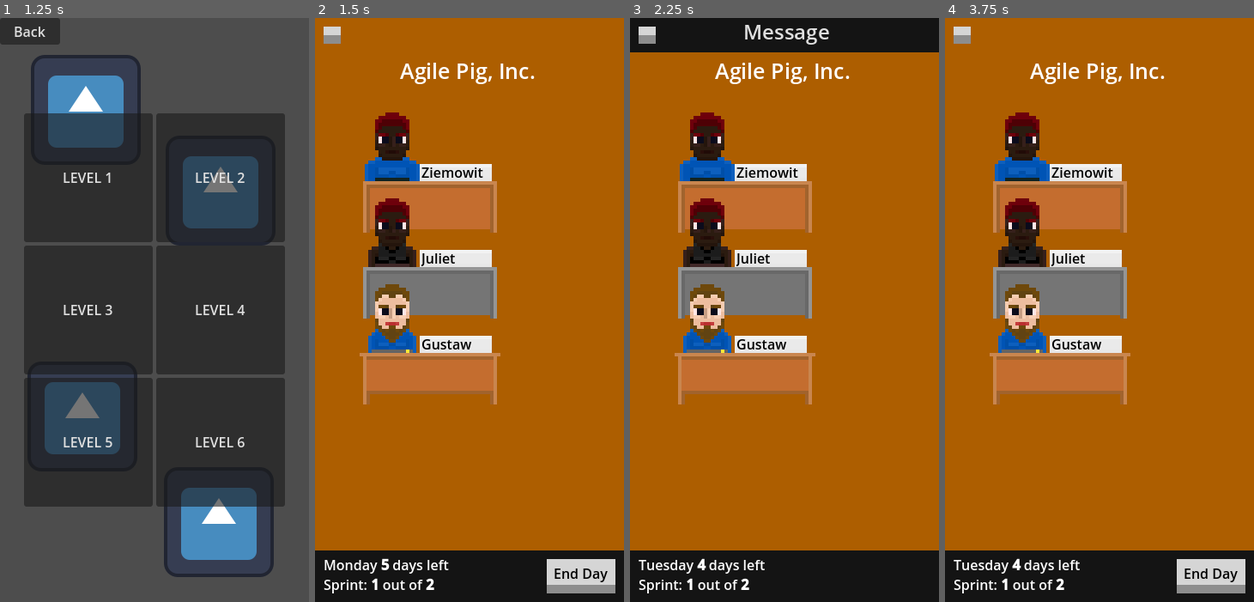
Above: before the commit, frames 1-4 (left to right).
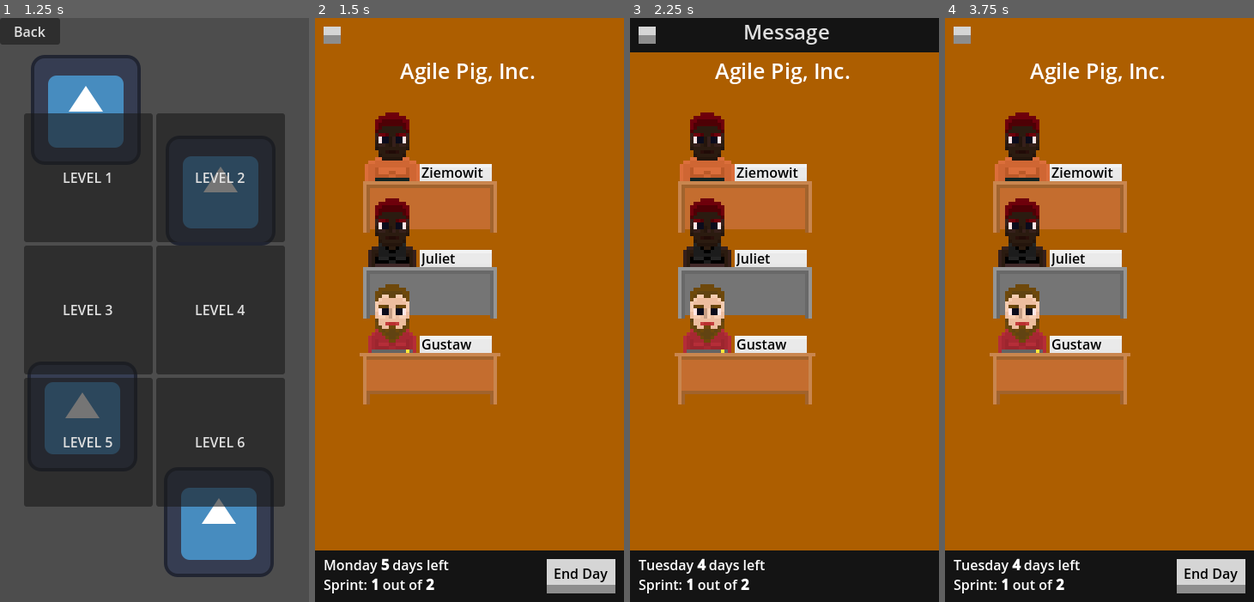
Above: after the commit, the same moments.

Repository: ltbk2023/pig
Game: Godot game, scene res://main.tscn
The game is run twice, just before and just after one commit, with the same random seed, the same clock (stepped at 60 frames per second) and the same inputs. The engine's default icon, where the game draws it, is replaced by a stand-in: a white triangle on a blue panel in a dark square.
Inputs:
- Up to frame 1 (1.25 s): click "Play" at 0.5 s
- Up to frame 2 (1.5 s): click "LEVEL 1" at 1.25 s
- Up to frame 3 (2.25 s): click "End Day" at 2 s
- Up to frame 4 (3.75 s): click "Message" at 2.75 s; click "Buy Juliet a cupcake" at 3.5 s

Frame 1 is identical in both runs. In frame 2, 1.0% of the frame differs, in the area x 16-34%, y 23-58%; in frame 3, 1.0%; in frame 4, 1.0%.

Commit message:
PIG-256: Men's Clothes Fixed

Diff:
--- a/PIG/employee/sprites/employee_sprite.gd
+++ b/PIG/employee/sprites/employee_sprite.gd
@@ -528,7 +528,6 @@
 		if (not value is int) or value < 0 or value >=preset.size():
 			value = randi_range(0,preset.size()-1)
 		new_dict.merge(preset[value])
-	print(JSON.stringify(new_dict,"\t"))
 	configure_visuals(new_dict)
 
 # save visualization to dictionary
--- a/PIG/employee/sprites/preset/clothes_for_men.ep.json
+++ b/PIG/employee/sprites/preset/clothes_for_men.ep.json
@@ -1,52 +1,62 @@
 [
 	{
-		"laptop_color_1": "646464ff",
-		"laptop_color_2": "ff0066ff",
-		"laptop_model": 1
+		"clothes_color_1": "004fa8ff",
+		"clothes_color_2": "0054b5ff",
+		"clothes_color_3": "0d5fbdff",
+		"clothes_model": 3
 	},
 	{
-		"laptop_color_1": "646464ff",
-		"laptop_color_2": "ff0066ff",
-		"laptop_model": 1
+		"clothes_color_1": "9c252eff",
+		"clothes_color_2": "a62832ff",
+		"clothes_color_3": "b52d38ff",
+		"clothes_model": 3
 	},
 	{
-		"laptop_color_1": "646464ff",
-		"laptop_color_2": "ff0066ff",
-		"laptop_model": 1
+		"clothes_color_1": "004e2aff",
+		"clothes_color_2": "00542dff",
+		"clothes_color_3": "006034ff",
+		"clothes_model": 3
 	},
 	{
-		"laptop_color_1": "646464ff",
-		"laptop_color_2": "ff0066ff",
-		"laptop_model": 1
+		"clothes_color_1": "bb5928ff",
+		"clothes_color_2": "cf6633ff",
+		"clothes_color_3": "db6e3bff",
+		"clothes_model": 3
 	},
 	{
-		"laptop_color_1": "646464ff",
-		"laptop_color_2": "ff0066ff",
-		"laptop_model": 1
+		"clothes_color_1": "262626ff",
+		"clothes_color_2": "303030ff",
+		"clothes_color_3": "414141ff",
+		"clothes_model": 1
 	},
 	{
-		"laptop_color_1": "646464ff",
-		"laptop_color_2": "ff0066ff",
-		"laptop_model": 1
+		"clothes_color_1": "7b6b50ff",
+		"clothes_color_2": "998768ff",
+		"clothes_color_3": "af9c7cff",
+		"clothes_model": 1
 	},
 	{
-		"laptop_color_1": "646464ff",
-		"laptop_color_2": "ff0066ff",
-		"laptop_model": 1
+		"clothes_color_1": "6fadbbff",
+		"clothes_color_2": "9ed2deff",
+		"clothes_color_3": "bfe3ebff",
+		"clothes_model": 1
 	},
 	{
-		"laptop_color_1": "646464ff",
-		"laptop_color_2": "ff0066ff",
-		"laptop_model": 1
+		"clothes_color_1": "004fa8ff",
+		"clothes_color_2": "0054b5ff",
+		"clothes_color_3": "0d5fbdff",
+		"clothes_model": 4
 	},
 	{
-		"laptop_color_1": "646464ff",
-		"laptop_color_2": "ff0066ff",
-		"laptop_model": 1
+		"clothes_color_1": "a81c00ff",
+		"clothes_color_2": "bd2100ff",
+		"clothes_color_3": "dc2800ff",
+		"clothes_model": 4
 	},
 	{
-		"laptop_color_1": "646464ff",
-		"laptop_color_2": "ff0066ff",
-		"laptop_model": 1
+		"clothes_color_1": "b78e00ff",
+		"clothes_color_2": "e8b500ff",
+		"clothes_color_3": "f8c200ff",
+		"clothes_model": 4
 	}
 ]
